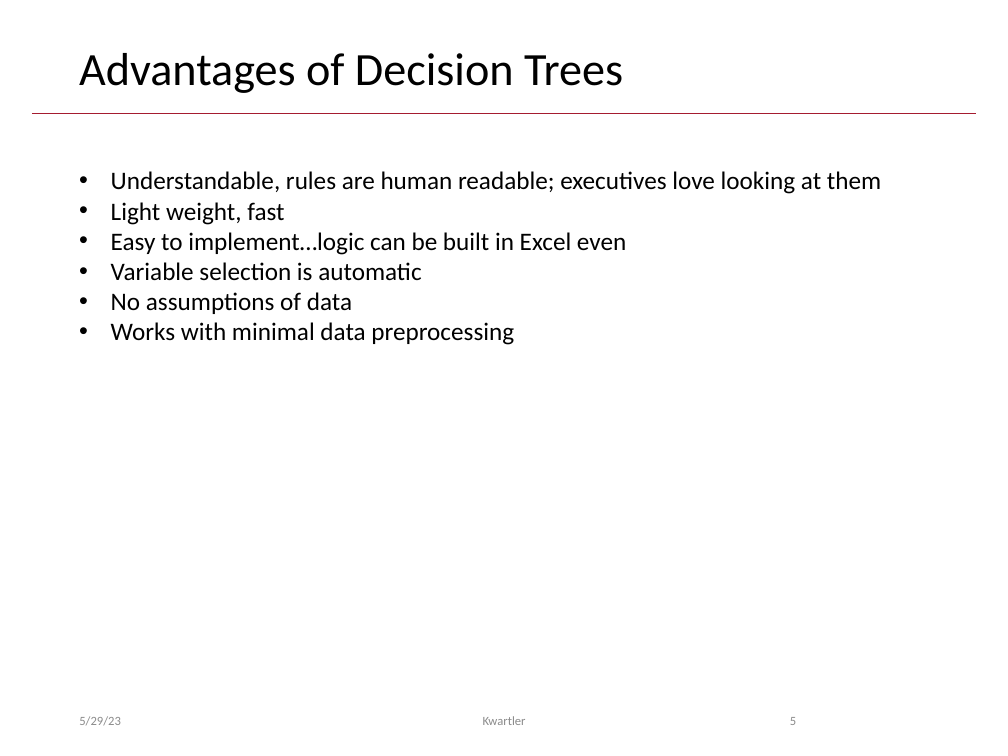
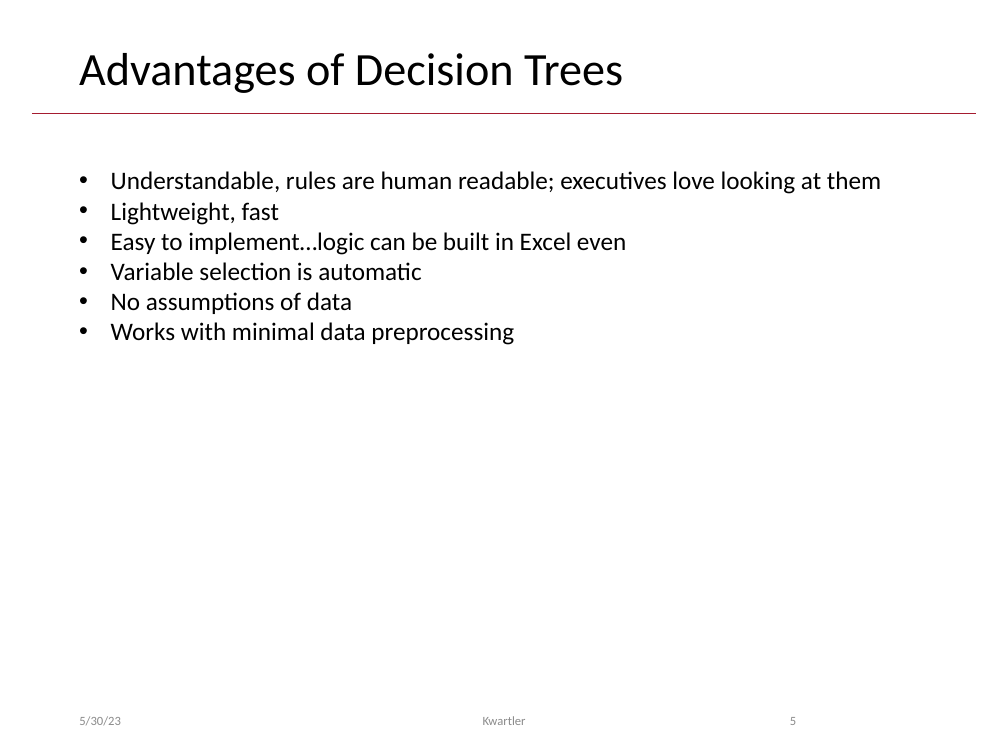
Before and after one commit to kwartler/Hult_Intro2R, a slide deck: slide 5 of lessons/E_DataPrep_Rpart_RF/B_Decision Trees.pptx. Drawn at 1008x756 pixels with LibreOffice and Linux fonts; fonts in the diff are those of the drawing. Boxes give left, top, right and bottom in pixels: in the first picture for what was removed or moved away, otherwise in the second. Text is boxed around its words. In the diff, an @@ line names an element or a change of style, - is before the commit and + after.

```diff
--- a/lessons/E_DataPrep_Rpart_RF/B_Decision Trees.pptx
+++ b/lessons/E_DataPrep_Rpart_RF/B_Decision Trees.pptx
@@ text at (x1=111, y1=202, x2=279, y2=225): spaces changed @@
-• Light weight, fast
+• Lightweight, fast
@@ text at (x1=79, y1=716, x2=121, y2=726): text changed @@
-5/29/23
+5/30/23
```
Also in this commit, not shown: 35 other slides changed, 2 other files.
